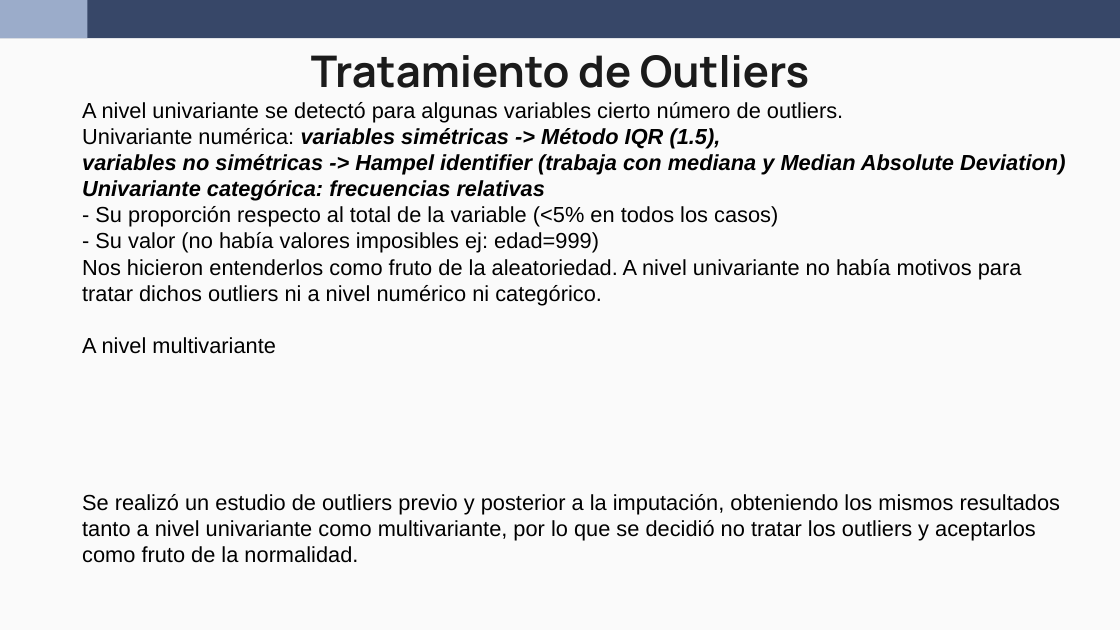
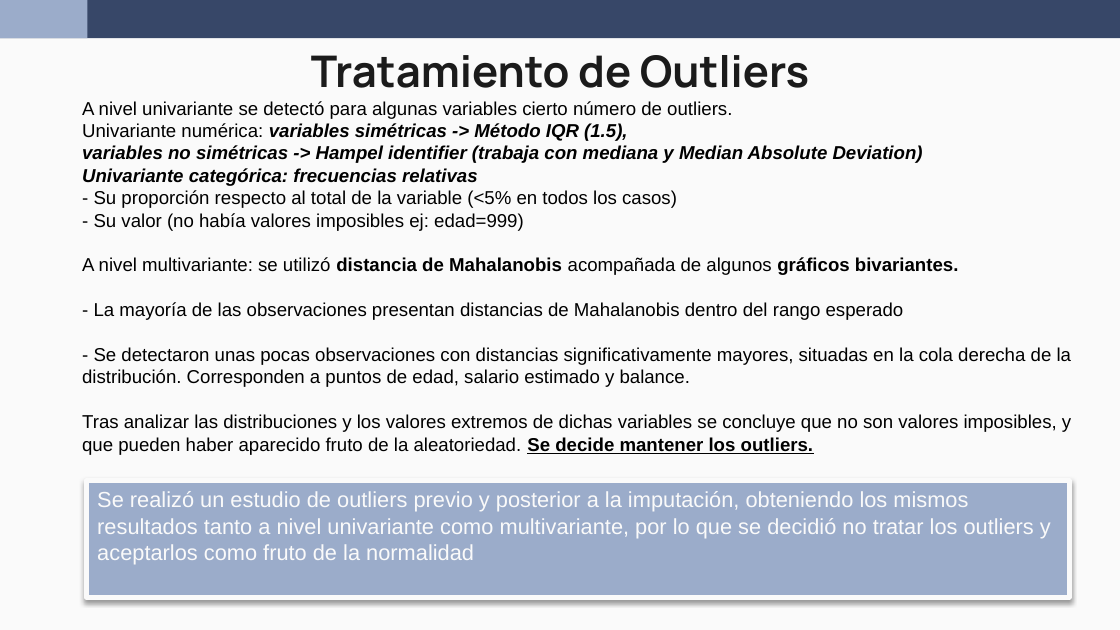
Before and after one commit to wen2111/Mineria, a slide deck: slide 8 of Entrega_1/0 - REPORTE/REPORTE.pptx. Drawn at 1120x630 pixels with LibreOffice and Linux fonts; fonts in the diff are those of the drawing. Boxes give left, top, right and bottom in pixels: in the first picture for what was removed or moved away, otherwise in the second. Text is boxed around its words. In the diff, an @@ line names an element or a change of style, - is before the commit and + after.

Commit message:
pequeño cambio reporte

```diff
--- a/Entrega_1/0 - REPORTE/REPORTE.pptx
+++ b/Entrega_1/0 - REPORTE/REPORTE.pptx
@@ text at bbox=[82, 101, 923, 231]: size 14 to 12 pt in "A nivel univariante se detectó para algunas ...", "Univariante numérica: variables simétricas -> Método IQR ...", "variables no simétricas -> Hampel identifier (trabaja ...", "Univariante categórica: frecuencias relativas" and 2 more places @@
@@ text at bbox=[82, 257, 1072, 455]: text changed; size 14 to 12 pt @@
-Nos hicieron entenderlos como fruto de la aleatoriedad. A nivel univariante no había motivos para tratar dichos outliers ni a nivel numérico ni categórico.
-A nivel multivariante
-Se realizó un estudio de outliers previo y posterior a la imputación, obteniendo los mismos resultados tanto a nivel univariante como multivariante, por lo que se decidió no tratar los outliers y aceptarlos como fruto de la normalidad.
+A nivel multivariante: se utilizó distancia de Mahalanobis acompañada de algunos gráficos bivariantes.
+- La mayoría de las observaciones presentan distancias de Mahalanobis dentro del rango esperado
+- Se detectaron unas pocas observaciones con distancias significativamente mayores, situadas en la cola derecha de la distribución. Corresponden a puntos de edad, salario estimado y balance.
+Tras analizar las distribuciones y los valores extremos de dichas variables se concluye que no son valores imposibles, y que pueden haber aparecido fruto de la aleatoriedad. Se decide mantener los outliers.
@@ rectangle added at bbox=[86, 480, 1070, 597], fill #9BACCA, outline #FAFAFA 3 pt, 14 pt, text #FAFAFA @@
+Se realizó un estudio de outliers previo y posterior a la imputación, obteniendo los mismos resultados tanto a nivel univariante como multivariante, por lo que se decidió no tratar los outliers y aceptarlos como fruto de la normalidad
```
